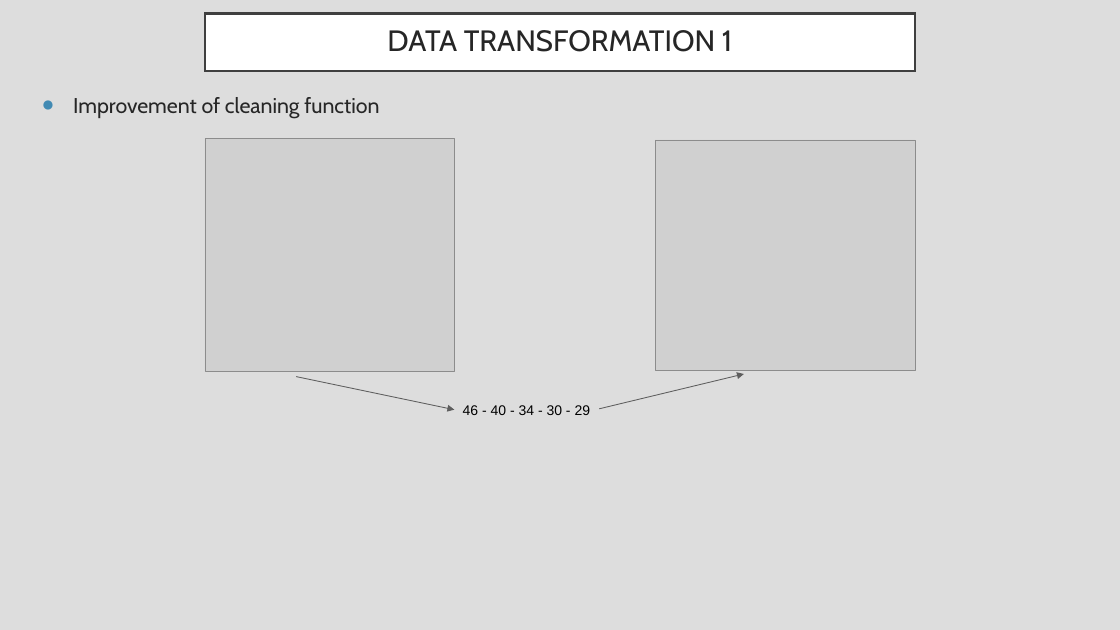
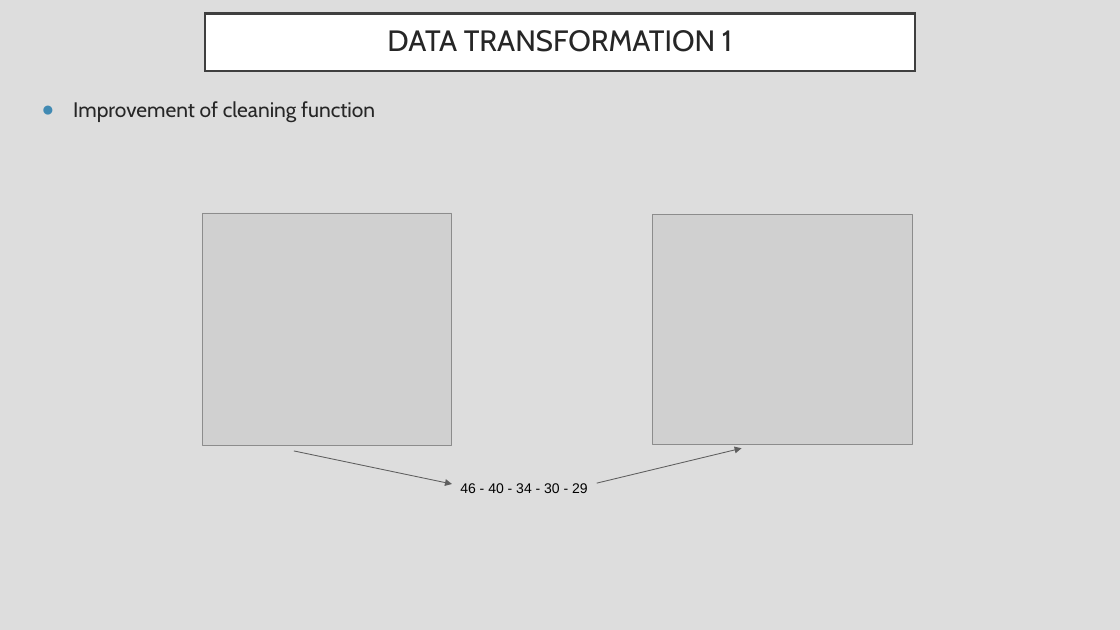
Before and after one commit to RealDreammaker/ProjectETL, a slide deck: slide 7 of ETL Process Presentation.pptx. Drawn at 1120x630 pixels with LibreOffice and Linux fonts; fonts in the diff are those of the drawing; grey boxes stand for pictures. Boxes give left, top, right and bottom in pixels: in the first picture for what was removed or moved away, otherwise in the second. Text is boxed around its words. In the diff, an @@ line names an element or a change of style, - is before the commit and + after.

```diff
--- a/ETL Process Presentation.pptx
+++ b/ETL Process Presentation.pptx
@@ text "Improvement of cleaning function" at bbox=[73, 101, 375, 122]: size 18.2 to 18 pt; line spacing 0.8 to 1 @@
@@ picture: place and size @@
-picture at bbox=[205, 139, 455, 371]
+picture at bbox=[202, 213, 452, 446]
@@ picture: place and size @@
-picture at bbox=[655, 140, 915, 371]
+picture at bbox=[653, 214, 912, 444]
@@ arrow moved from (599, 409) - (744, 374) to (597, 483) - (742, 449) @@
@@ arrow moved from (297, 376) - (455, 410) to (294, 451) - (452, 484) @@
@@ text "46 - 40 - 34 ...": place and size @@
-text "46 - 40 - 34 ..." at bbox=[463, 405, 591, 415]
+text "46 - 40 - 34 ..." at bbox=[460, 483, 588, 493]
```
Also in this commit, not shown: 4 other slides changed, 1 other file.
